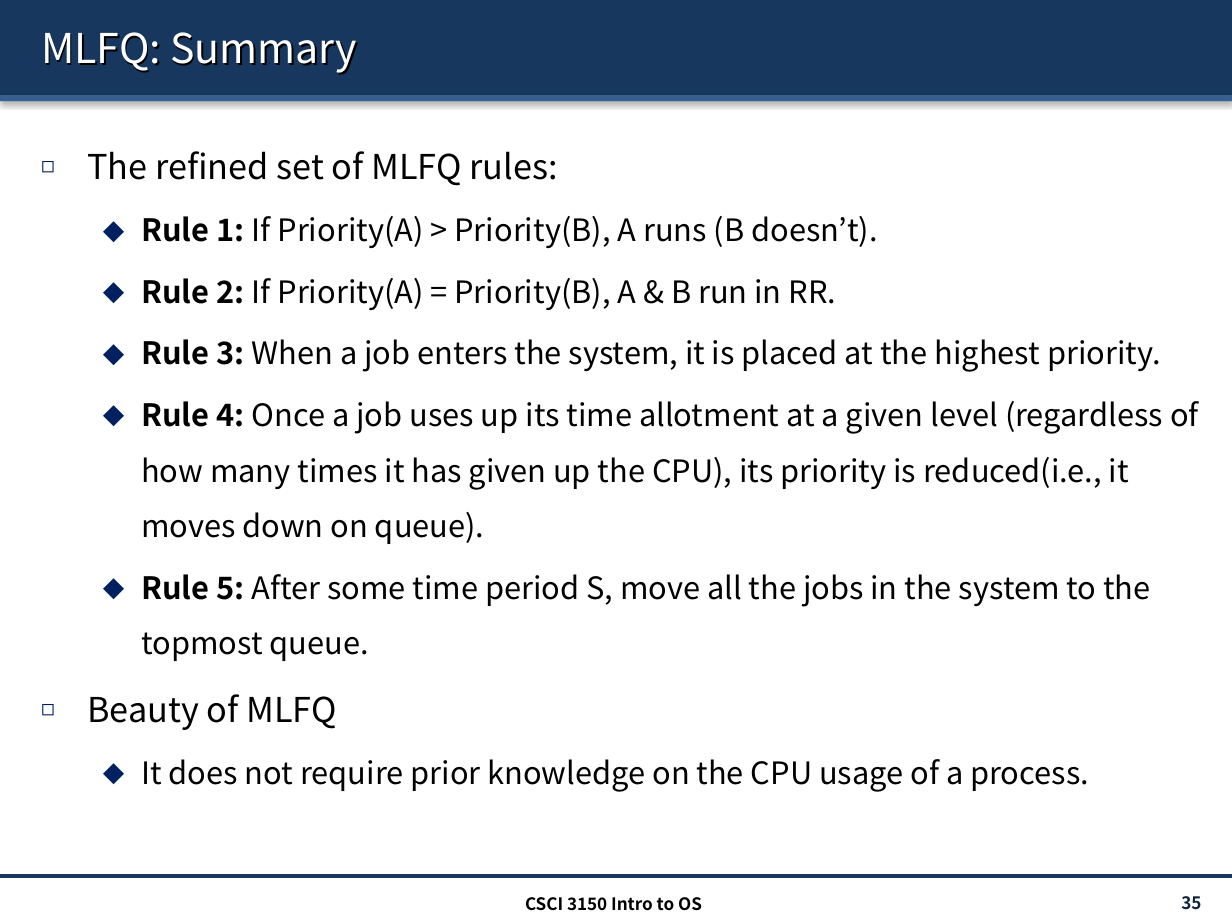
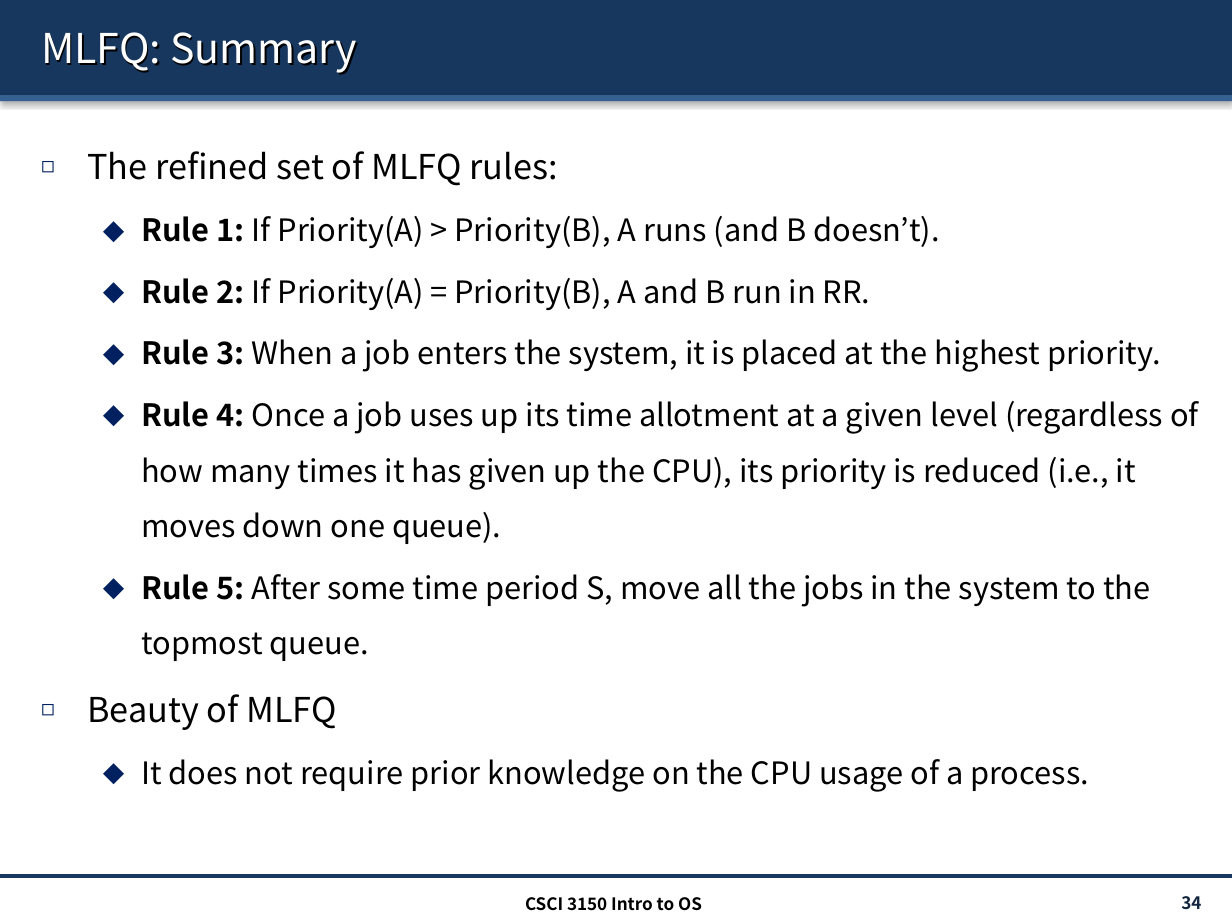
Before and after one commit to henryhxu/CSCI3150, a slide deck: slide 34 of lecture/lec9_sched.pptx (slide 35 before the commit). Drawn at 1232x924 pixels with LibreOffice and Linux fonts; fonts in the diff are those of the drawing. Boxes give left, top, right and bottom in pixels: in the first picture for what was removed or moved away, otherwise in the second. Text is boxed around its words. In the diff, an @@ line names an element or a change of style, - is before the commit and + after.

```diff
--- a/lecture/lec9_sched.pptx
+++ b/lecture/lec9_sched.pptx
@@ text at [141,216,939,310]: text changed @@
-  ⬥ Rule 1: If Priority(A) > Priority(B), A runs (B doesn’t).
-  ⬥ Rule 2: If Priority(A) = Priority(B), A & B run in RR.
+  ⬥ Rule 1: If Priority(A) > Priority(B), A runs (and B doesn’t).
+  ⬥ Rule 2: If Priority(A) = Priority(B), A and B run in RR.
@@ text at [141,401,1199,544]: text changed @@
-  ⬥ Rule 4: Once a job uses up its time allotment at a given level (regardless of how many times it has given up the CPU), its priority is reduced(i.e., it moves down on queue).
+  ⬥ Rule 4: Once a job uses up its time allotment at a given level (regardless of how many times it has given up the CPU), its priority is reduced (i.e., it moves down one queue).
@@ page number at [1181,896,1201,909]: text changed @@
-35
+34
```
Also in this commit, not shown: 9 other slides changed, 2 slides removed, 1 other file.
